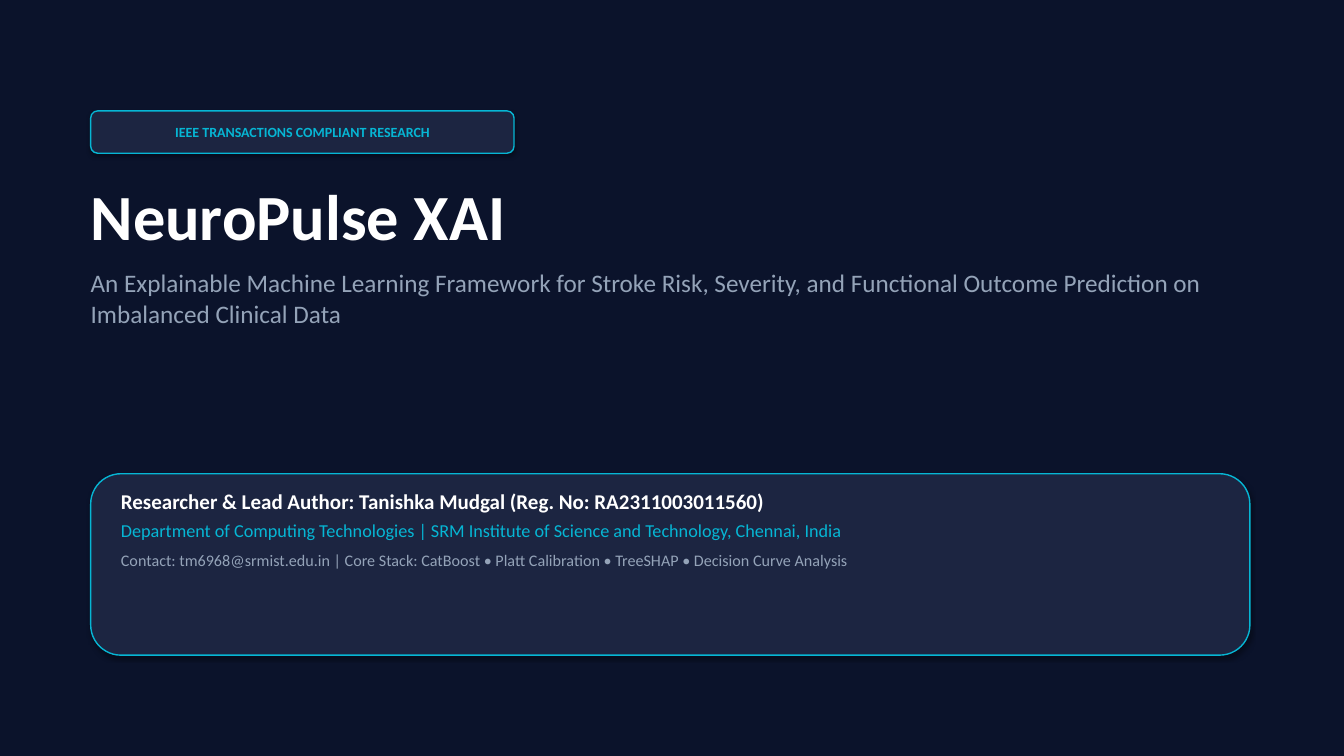
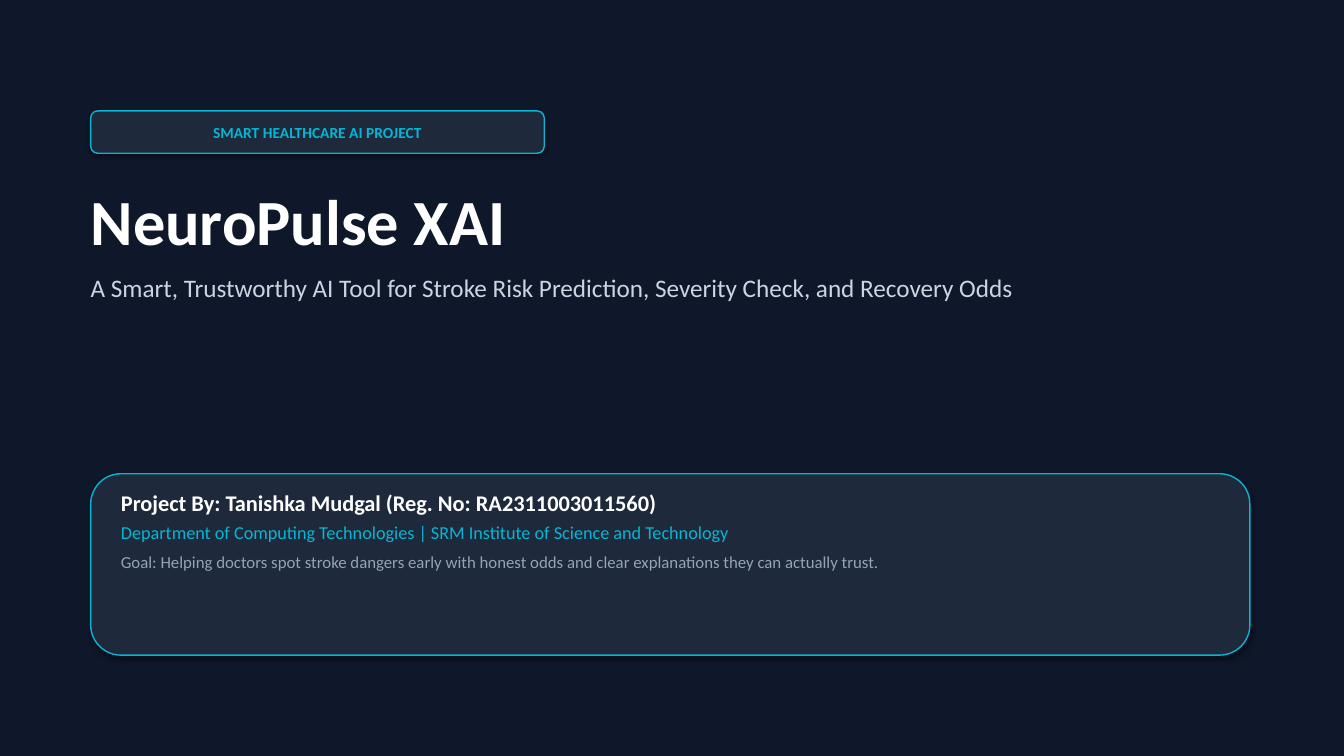
Before and after one commit to Tanishka-2004/stroke-xai-framework, a slide deck: slide 1 of NEUROPULSE_STROKE_XAI_PRESENTATION.pptx. Drawn at 1344x756 pixels with LibreOffice and Linux fonts; fonts in the diff are those of the drawing. Boxes give left, top, right and bottom in pixels: in the first picture for what was removed or moved away, otherwise in the second. Text is boxed around its words. In the diff, an @@ line names an element or a change of style, - is before the commit and + after.

```diff
--- a/NEUROPULSE_STROKE_XAI_PRESENTATION.pptx
+++ b/NEUROPULSE_STROKE_XAI_PRESENTATION.pptx
@@ rectangle at [0, 0, 1344, 756]: fill #0B132B to #0F172A @@
@@ rounded rectangle "SMART HEALTHCARE AI PROJECT" at [91, 111, 544, 153]: fill #1C2541 to #1E293B @@
@@ rounded rectangle "SMART HEALTHCARE AI PROJECT": place and size @@
-rounded rectangle "SMART HEALTHCARE AI PROJECT" at [91, 111, 514, 153]
+rounded rectangle "SMART HEALTHCARE AI PROJECT" at [91, 111, 544, 153]
@@ text in rounded rectangle at [213, 128, 421, 138]: text changed; size 10 to 11 pt @@
-IEEE TRANSACTIONS COMPLIANT RESEARCH
+SMART HEALTHCARE AI PROJECT
@@ text at [91, 279, 1012, 301]: text changed; text colour #94A3B8 to #CBD5E1 @@
-An Explainable Machine Learning Framework for Stroke Risk, Severity, and Functional Outcome Prediction on Imbalanced Clinical Data
+A Smart, Trustworthy AI Tool for Stroke Risk Prediction, Severity Check, and Recovery Odds
@@ rounded rectangle at [91, 474, 1250, 655]: fill #1C2541 to #1E293B @@
@@ text at [121, 494, 878, 571]: text changed; size 11.5 to 12 pt @@
-Researcher & Lead Author: Tanishka Mudgal (Reg. No: RA2311003011560)
-Department of Computing Technologies | SRM Institute of Science and Technology, Chennai, India
-Contact: tm6968@srmist.edu.in | Core Stack: CatBoost • Platt Calibration • TreeSHAP • Decision Curve Analysis
+Project By: Tanishka Mudgal (Reg. No: RA2311003011560)
+Department of Computing Technologies | SRM Institute of Science and Technology
+Goal: Helping doctors spot stroke dangers early with honest odds and clear explanations they can actually trust.
```
Also in this commit, not shown: 11 other slides changed, 3 slides added, 3 slides removed, 2 other files.
